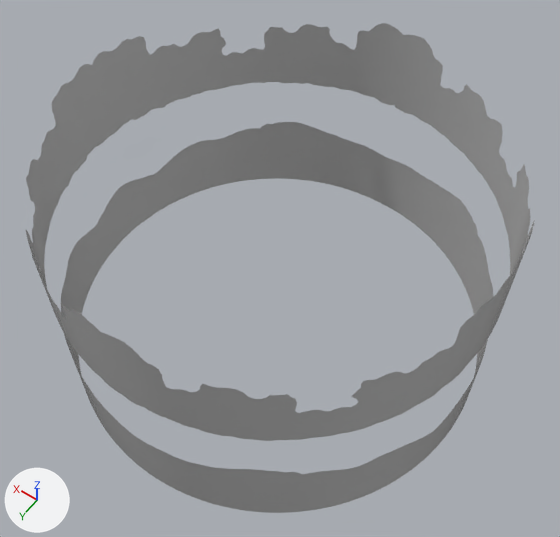
Before and after pictures for a commit that changed the FBX model URP-UnpathdExplore/Assets/Parralax B/Environement N retop.fbx.
Both versions are drawn from a 50 mm lens placed at (-57.5, 49.7, 91.3), pointed at (-22.5, 0.8, 14.3). The lights are fixed; the arrows at lower left show +X, +Y and +Z.

In view in the first picture: 'Clouds', 'Rum', 'Scaffel', 'Skye'.
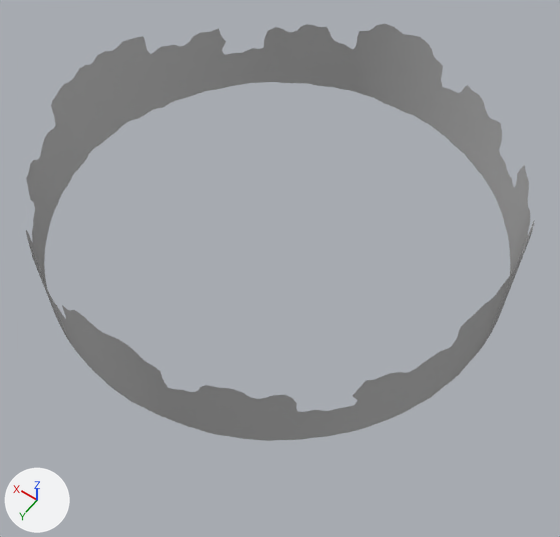
Where the change shows, as pixel boxes [x1, y1, x2, y2] in the pictures (560 x 537 px):
```json
{"object": "Rum", "change": "deleted", "before": [61, 122, 493, 512]}
{"object": "Scaffel", "change": "deleted", "before": [80, 214, 476, 506]}
{"object": "Skye", "change": "deleted", "before": [63, 124, 487, 513]}
```

The change, as JSON lines over the scene's bpy script:
```json
{"op": "remove", "block": "ob_scaffel", "code": ["ob_scaffel = bpy.data.objects.new('Scaffel', me_mesh_002)", "ob_scaffel.location = (-21.0, -0.9, 0.0)"]}
{"op": "remove", "block": "ob_rum", "code": ["ob_rum = bpy.data.objects.new('Rum', me_mesh_003)", "ob_rum.location = (-21.0, -0.9, 0.0)"]}
{"op": "remove", "block": "ob_skye", "code": ["ob_skye = bpy.data.objects.new('Skye', me_mesh)", "ob_skye.location = (-21.0, -0.9, 0.0)"]}
```
